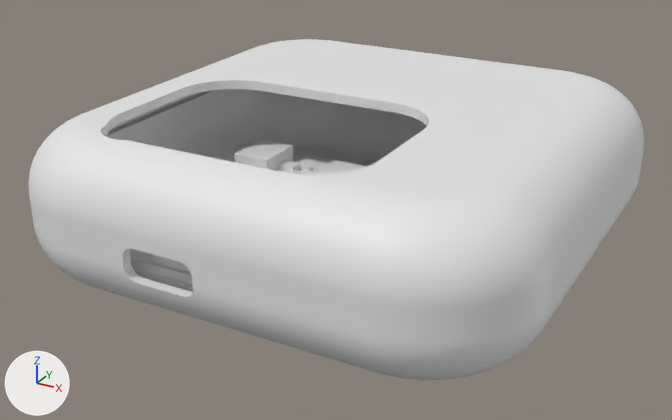
Renders of the glTF model models/.mimo_case_print_ready_assembled.step/model.glb from each side of a commit.
Before and after are seen from a 50 mm lens placed at (0.0684, -0.088, 0.0573), pointed at (-0.0014, 0.0391, -0.0062). Every picture has the same lights, and +X, +Y and +Z are marked at lower left. The older version comes first. Where no turn or scale is listed for an object, it has been applied to the vertices. Vertices at exactly the same position are counted once.

The scene before the commit, as lines of its bpy script (objects in view):
```python
me_mimo_case_print_ready_assembled = bpy.data.meshes.new('mimo-case-print-ready-assembled')
me_mimo_case_print_ready_assembled.from_pydata(...)  # 17026 vertices, 34156 faces; spans x -0.042..0.042, y 0.0..0.086, z -0.0124..0.0124
ob_0_1_1_2 = bpy.data.objects.new('=>[0:1:1:2]', me_mimo_case_print_ready_assembled)
ob_0_1_1_2.location = (0.0, 0.0, 0.0)
```
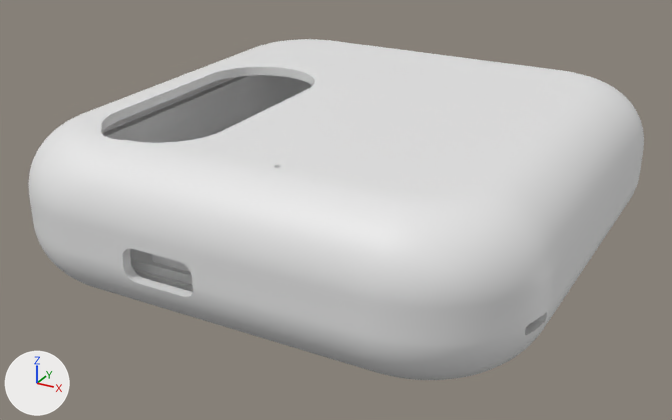
Pixel boxes [x1, y1, x2, y2] of what changed, in the pictures (672 x 420 px):
part 1 of me_mimo_case_print_ready_assembled, cut back
    both: [363, 307, 552, 362]
part 2 of me_mimo_case_print_ready_assembled, built on
    before: [89, 42, 588, 198]
    after: [89, 42, 588, 196]

What the commit changed:
me_mimo_case_print_ready_assembled is used by ob_0_1_1_2; location (0.0, 0.0, 0.0).
me_mimo_case_print_ready_assembled had 17026 vertices, 34156 faces and spanned x -0.042..0.042, y 0.0..0.086, z -0.0124..0.0124.
me_mimo_case_print_ready_assembled now has 18011 vertices, 36134 faces and spans x -0.042..0.042, y 0.0..0.086, z -0.0124..0.0124.
me_mimo_case_print_ready_assembled part 1: 127 vertices moved from x 0.025..0.0418, y 0.0005..0.0177, z -0.0107..-0.0036 to x 0.0249..0.0418, y 0.0005..0.0177, z -0.0106..-0.0025; 339 vertices removed from x 0.0243..0.0419, y 0.0001..0.0178, z -0.0116..-0.0036; 997 vertices added at x 0.0243..0.0419, y 0.0001..0.0177, z -0.0123..-0.0025.
me_mimo_case_print_ready_assembled part 2: 43 vertices moved from x -0.029..0.016, y 0.0094..0.0445, z 0.0107..0.0124 to x -0.03..0.0063, y 0.0094..0.0523, z 0.0107..0.0124; 212 vertices removed from x -0.029..0.016, y 0.0091..0.0445, z 0.0107..0.0124; 539 vertices added at x -0.03..0.0064, y 0.0091..0.0543, z 0.0107..0.0124.
